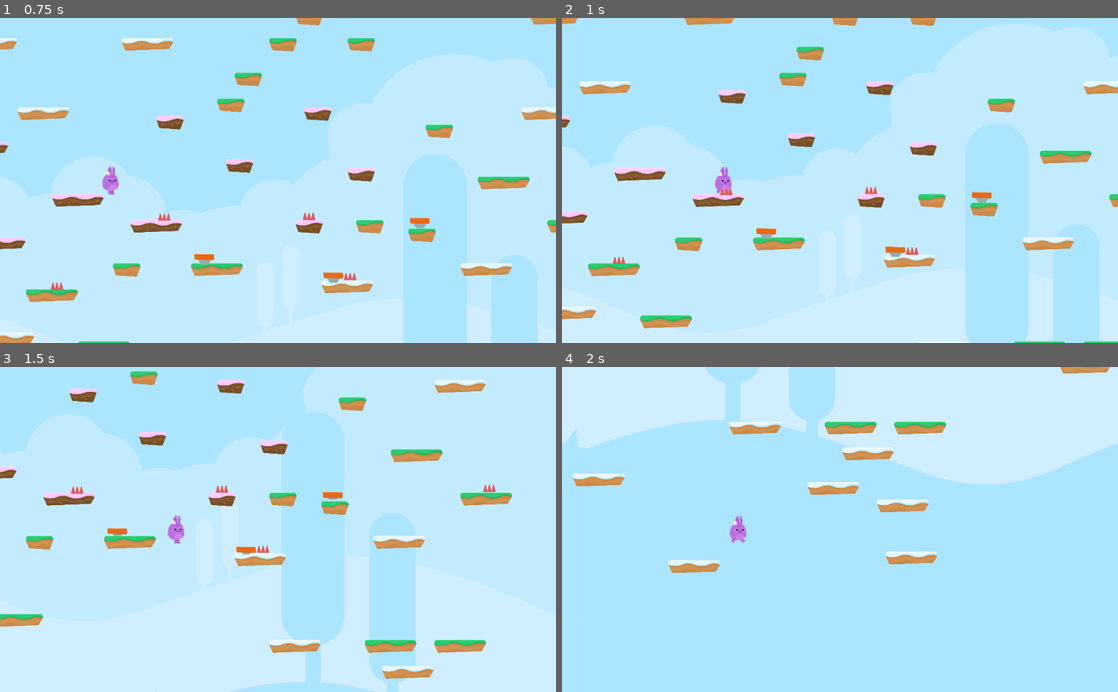
Above: before the commit, frames 1-4 (two rows, left to right).
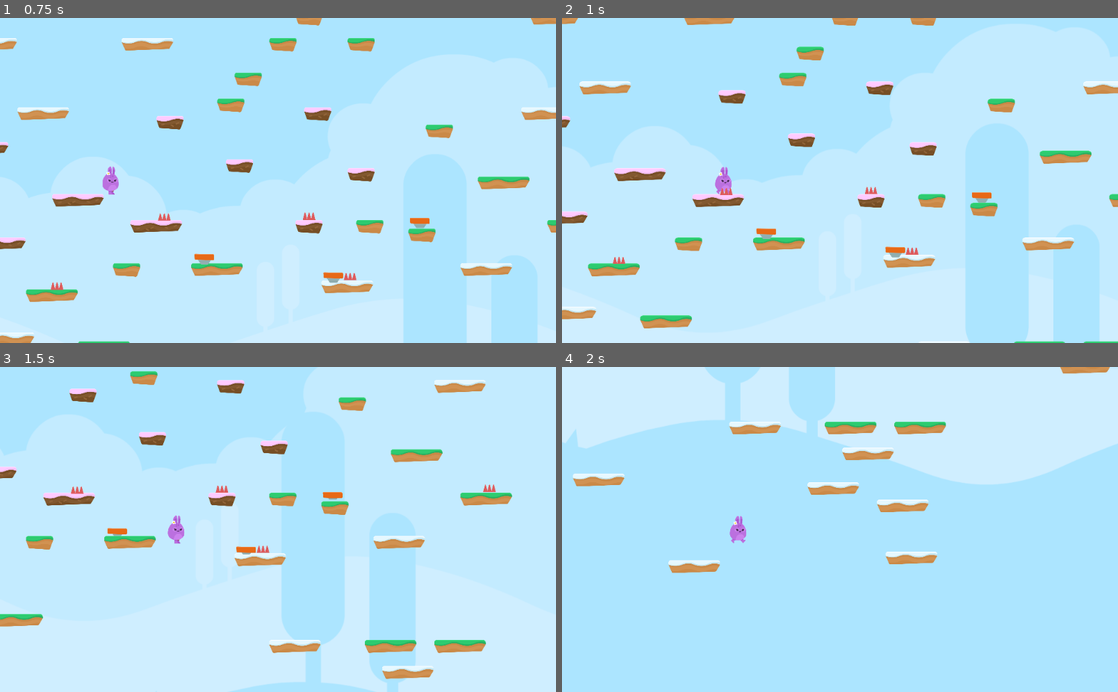
Above: after the commit, the same moments.

Repository: sandoche/Godot-learning-udemy
Game: Godot game, scene res://Levels/Level1.tscn
Same seed, same stepped clock (60 frames per second), same inputs: the game is played once before the commit and once after it.
Inputs:
- Up to frame 1 (0.75 s): tap Enter at 0.5 s; hold D (right) from 0.53 s (still down)
- Up to frame 2 (1 s): keep holding D (right); tap Z (jump) at 0.77 s
- Up to frame 3 (1.5 s): keep holding D (right)
- Up to frame 4 (2 s): keep holding D (right); tap Z (jump) at 1.52 s

Frame 1 is identical in both runs. In frame 2, 0.4% of the frame differs, in the area x 0-100%, y 0-100%; in frame 3, less than 0.1%; in frame 4, less than 0.1%.

Commit message:
:recycle: Refactoring the code to follow the single responsibility principle

Diff:
--- a/HoppyDays/Hazards/Hazards.gd
+++ b/HoppyDays/Hazards/Hazards.gd
@@ -3,5 +3,4 @@
 
 
 func _on_SpikeTop_body_entered(body):
-	if body.has_method("hurt"):
-		body.hurt()
+	get_tree().call_group("Gamestate", "hurt")
--- a/HoppyDays/Levels/Level1.tscn
+++ b/HoppyDays/Levels/Level1.tscn
@@ -1,12 +1,14 @@
-[gd_scene load_steps=6 format=2]
+[gd_scene load_steps=7 format=2]
 
 [ext_resource path="res://Player/Player.tscn" type="PackedScene" id=1]
 [ext_resource path="res://Levels/Tileset.tres" type="TileSet" id=2]
 [ext_resource path="res://Hazards/SpikeTop.tscn" type="PackedScene" id=3]
 [ext_resource path="res://SFX/Summer_Park.ogg" type="AudioStream" id=4]
 [ext_resource path="res://Items/JumpPad.tscn" type="PackedScene" id=5]
+[ext_resource path="res://State/GameState.gd" type="Script" id=6]
 
 [node name="Level1" type="Node2D"]
+script = ExtResource( 6 )
 
 [node name="Player" parent="." instance=ExtResource( 1 )]
 position = Vector2( 514.685, 230.833 )
--- a/HoppyDays/Player/Player.gd
+++ b/HoppyDays/Player/Player.gd
@@ -8,8 +8,6 @@
 const JUMP_SPEED = 3500
 const WORLD_LIMIT = 4000
 const BOOST_MULTIPLIER = 2
-
-var lives = 3
 
 signal animate
 
@@ -23,7 +21,7 @@
 
 func apply_gravity():
 	if position.y > WORLD_LIMIT:
-		end_game()
+		get_tree().call_group("Gamestate", "end_game")
 	if is_on_floor():
 		motion.y = 0
 	elif is_on_ceiling():
@@ -47,18 +45,11 @@
 func animate():
 	emit_signal("animate", motion)
 
-func end_game():
-	get_tree().change_scene("res://Scenes/GameOver.tscn")
-
 func hurt():
 	position.y -=1
 	yield(get_tree(), "idle_frame") # to wait a frame
 	motion.y -= JUMP_SPEED
-	lives -= 1
 	$PainSFX.play()
-
-	if lives < 0:
-		end_game()
 
 func boost():
 	position.y -=1
--- /dev/null
+++ b/HoppyDays/State/GameState.gd
@@ -0,0 +1,15 @@
+extends Node2D
+
+var lives = 3
+
+func _ready():
+	add_to_group("Gamestate")
+
+func hurt():
+	lives -= 1
+	$Player.hurt()
+	if lives < 0:
+		end_game()
+
+func end_game():
+	get_tree().change_scene("res://Scenes/GameOver.tscn")
